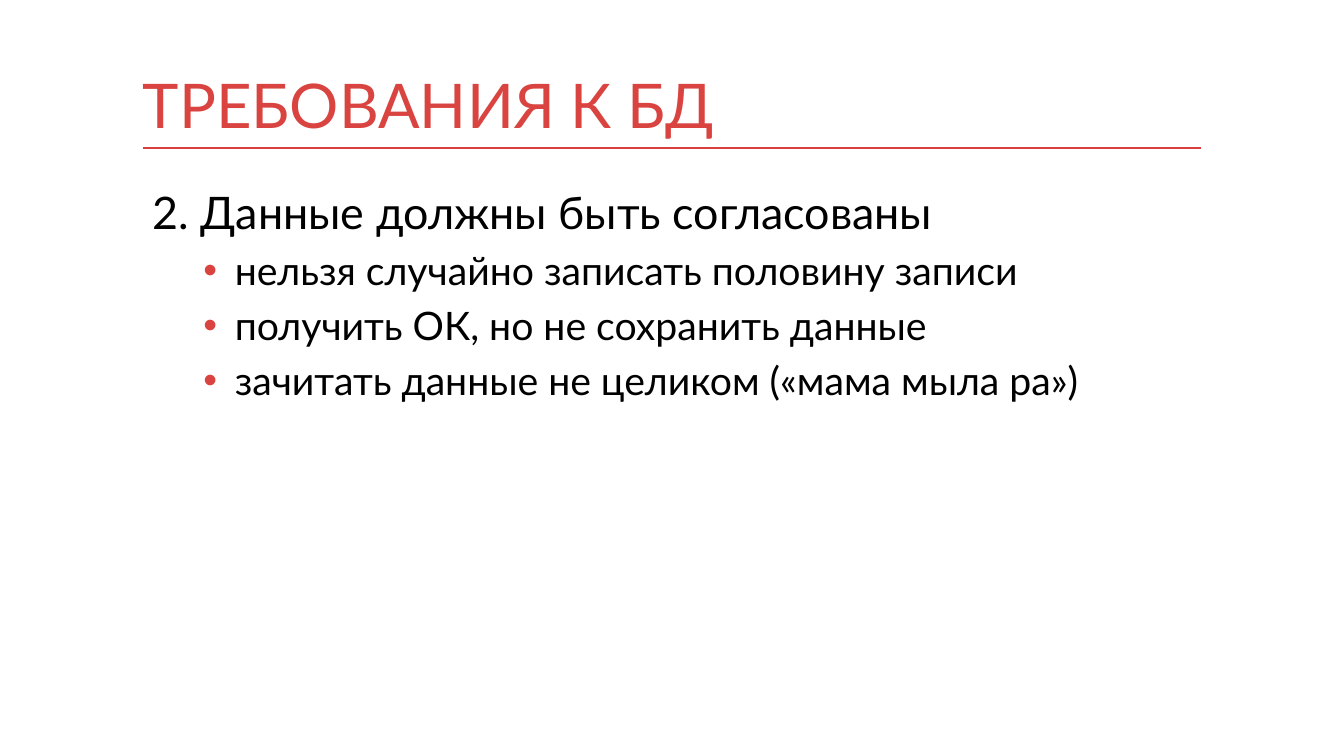
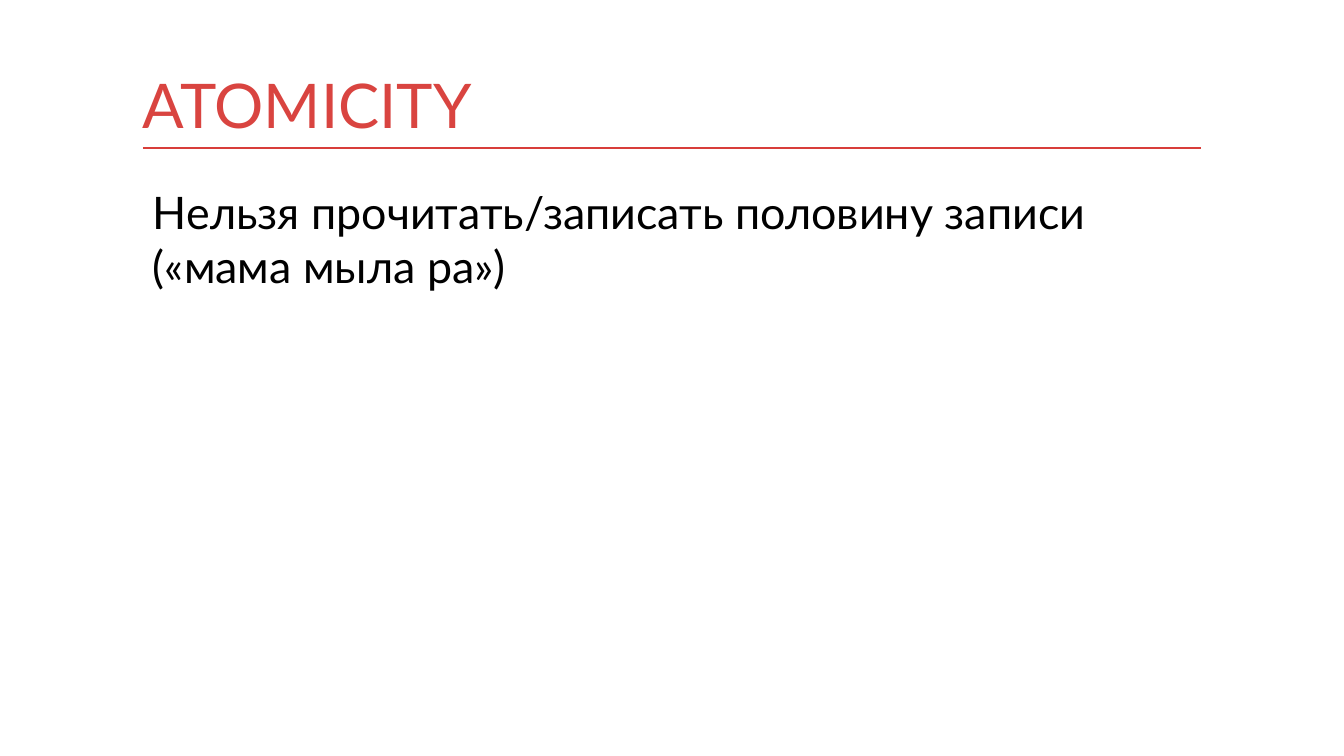
Before and after one commit to mnenorm74/web-game, a slide deck: slide 12 of db.pptx (slide 11 before the commit). Drawn at 1344x756 pixels with LibreOffice and Linux fonts; fonts in the diff are those of the drawing. Boxes give left, top, right and bottom in pixels: in the first picture for what was removed or moved away, otherwise in the second. Text is boxed around its words. In the diff, an @@ line names an element or a change of style, - is before the commit and + after.

```diff
--- a/db.pptx
+++ b/db.pptx
@@ title at [143,83,472,129]: text changed @@
-ТРЕБОВАНИЯ К БД
+ATOMICITY
@@ text at [153,196,1086,291]: text changed; size 28 to 32 pt @@
-2. Данные должны быть согласованы
-  • нельзя случайно записать половину записи
-  • получить ОК, но не сохранить данные
-  • зачитать данные не целиком («мама мыла ра»)
+Нельзя прочитать/записать половину записи
+(«мама мыла ра»)
```
Also in this commit, not shown: 39 other slides changed, 28 slides added, 3 slides removed, 2 other files.
